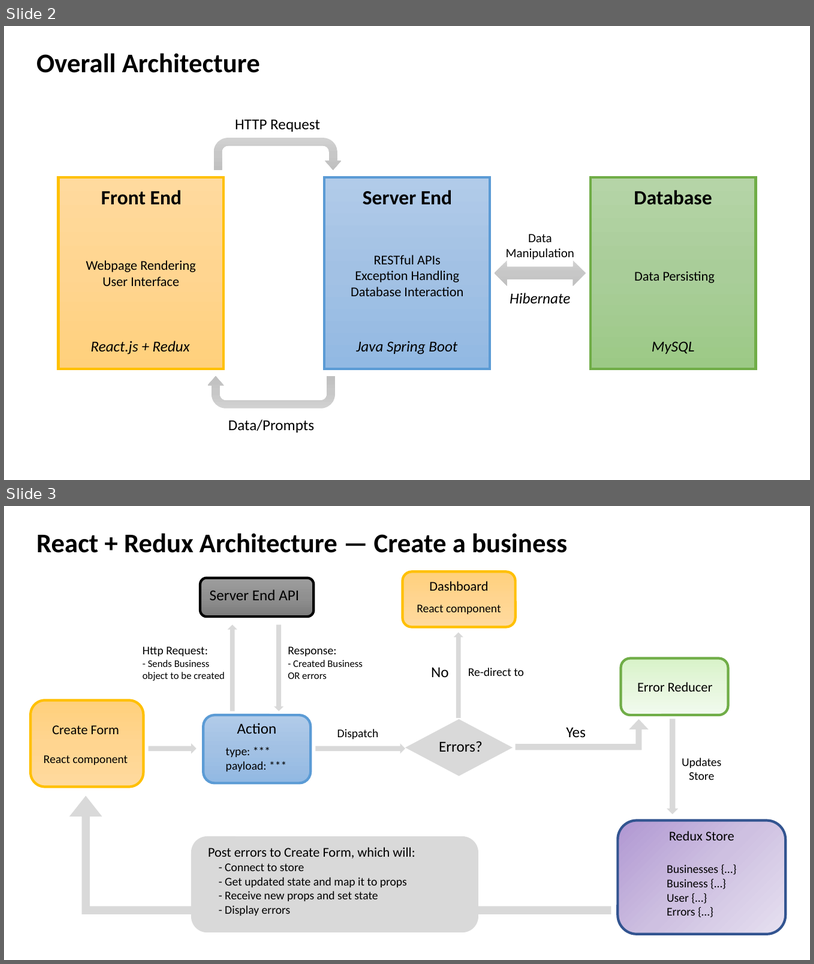
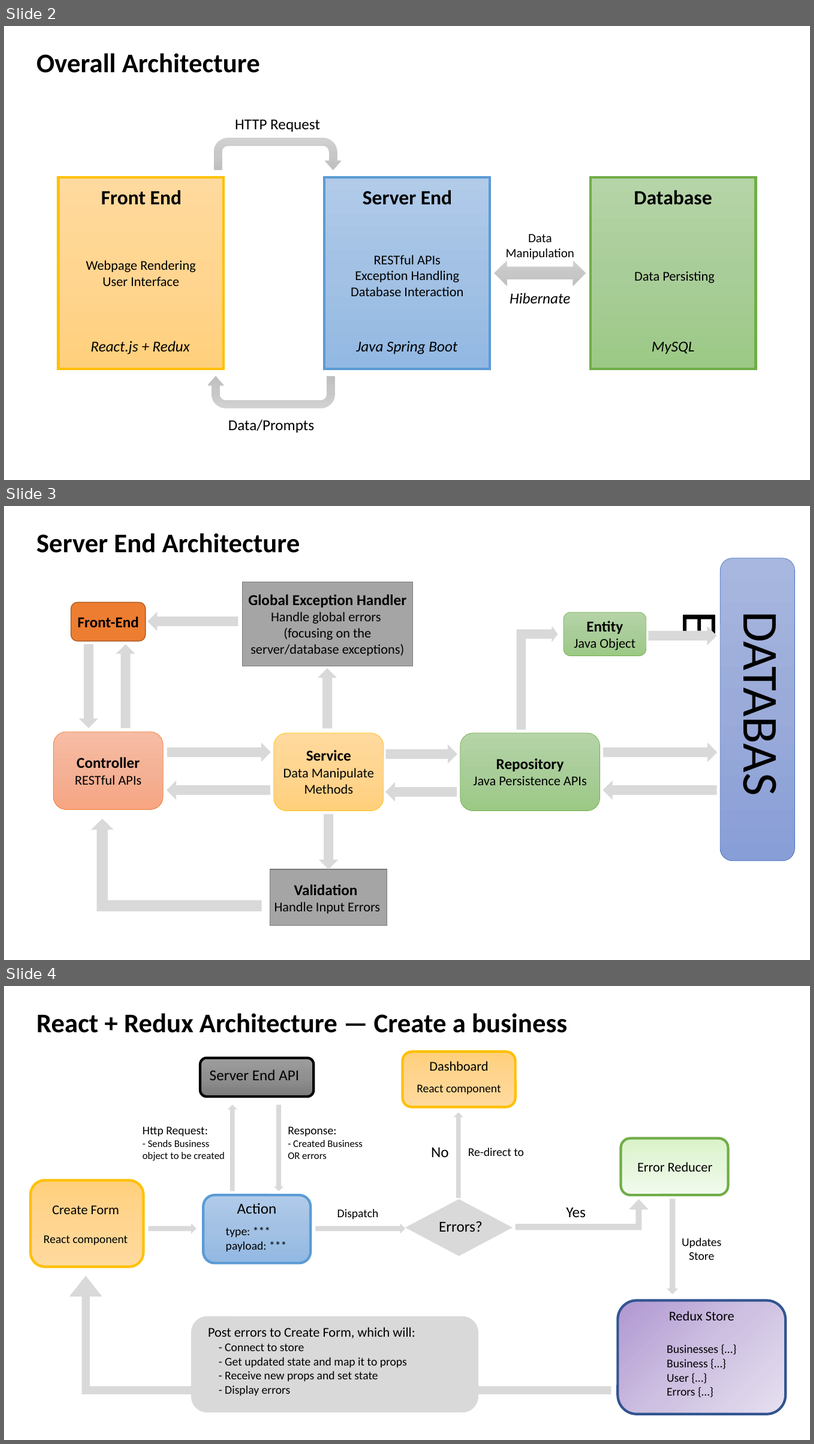
Before and after one commit to alexliuhust/PersonalProjectMT, a slide deck: TechPresentation.pptx. Shown one above the other, each under a label of ours: slides 2 and 3 before the commit, slides 2, 3 and 4 after it. The pictures are 814x964 and 814x1444 pixels, drawn with LibreOffice and Linux fonts; fonts in the diff are those of the drawing. Boxes give left, top, right and bottom in pixels: in the first picture for what was removed or moved away, otherwise in the second. Text is boxed around its words. In the diff, an @@ line names an element or a change of style, - is before the commit and + after.

Commit message:
Serverend Arch

```diff
--- a/TechPresentation.pptx
+++ b/TechPresentation.pptx
@@ slide 3 added at (4, 506, 810, 960), background #FFFFFF @@
@@ text added at (36, 533, 300, 553), 32 pt, text #000000, bold @@
+Server End Architecture
@@ rounded rectangle added at (721, 558, 795, 861), fill gradient #A8B7DF to #9AABD9 to #889ED7, outline #4472C4 0.5 pt @@
@@ rectangle added at (242, 582, 413, 666), fill #A5A5A5, outline #7A7A7A 1 pt @@
@@ text added at (248, 594, 407, 656), 16 pt, text #000000 @@
+Global Exception Handler
+Handle global errors
+(focusing on the server/database exceptions)
@@ rounded rectangle added at (71, 602, 146, 641), fill #ED7D31, outline #AF5C24 1 pt @@
@@ right arrow added at (147, 612, 238, 631), fill #D9D9D9 @@
@@ rounded rectangle added at (564, 612, 647, 656), fill gradient #B5D5A7 to #AACE9A to #9CC987, outline #70AD47 0.5 pt @@
@@ text added at (725, 605, 798, 821), 60 pt, text #000000 @@
+DATABASE
@@ text added at (78, 616, 139, 627), 18 pt, text #000000, bold @@
+Front-End
@@ bent up arrow added at (516, 626, 558, 730), fill #D9D9D9 @@
@@ text added at (574, 621, 636, 650), 16 pt, text #000000 @@
+Entity
+Java Object
@@ right arrow added at (649, 626, 717, 645), fill #D9D9D9 @@
@@ right arrow added at (80, 644, 99, 729), fill #D9D9D9 @@
@@ right arrow added at (116, 644, 135, 729), fill #D9D9D9 @@
@@ right arrow added at (318, 669, 337, 729), fill #D9D9D9 @@
@@ rounded rectangle added at (54, 732, 164, 810), fill gradient #F7BDA5 to #F5B196 to #F8A582, outline #ED7D31 0.5 pt @@
@@ rounded rectangle added at (274, 733, 384, 811), fill gradient #FFDB9E to #FFD590 to #FFD07C, outline #FFC000 0.5 pt @@
@@ rounded rectangle added at (461, 733, 600, 811), fill gradient #B5D5A7 to #AACE9A to #9CC987, outline #70AD47 0.5 pt @@
@@ text added at (75, 757, 142, 784), 16 pt, text #000000 @@
+Controller
+RESTful APIs
@@ right arrow added at (167, 742, 272, 762), fill #D9D9D9 @@
@@ text added at (284, 750, 374, 793), 16 pt, text #000000 @@
+Service
+Data Manipulate Methods
@@ right arrow added at (386, 744, 458, 764), fill #D9D9D9 @@
@@ right arrow added at (603, 742, 717, 762), fill #D9D9D9 @@
@@ text added at (473, 758, 587, 785), 16 pt, text #000000 @@
+Repository
+Java Persistence APIs
@@ right arrow added at (167, 780, 271, 799), fill #D9D9D9 @@
@@ right arrow added at (386, 782, 457, 801), fill #D9D9D9 @@
@@ right arrow added at (603, 780, 717, 799), fill #D9D9D9 @@
@@ bent up arrow added at (91, 819, 262, 912), fill #D9D9D9 @@
@@ right arrow added at (319, 814, 338, 869), fill #D9D9D9 @@
@@ rectangle added at (270, 869, 387, 925), fill #A5A5A5, outline #7A7A7A 1 pt @@
@@ text added at (275, 884, 380, 913), 16 pt, text #000000 @@
+Validation
+Handle Input Errors
@@ what was slide 3 is now slide 4 @@
```
